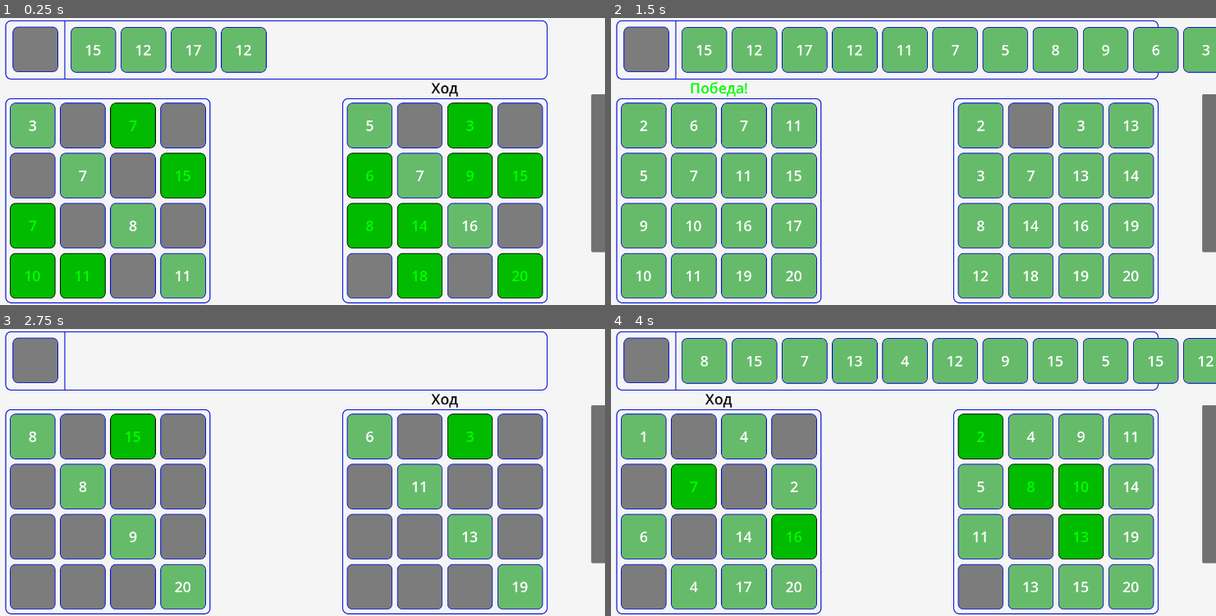
Above: before the commit, frames 1-4 (two rows, left to right).
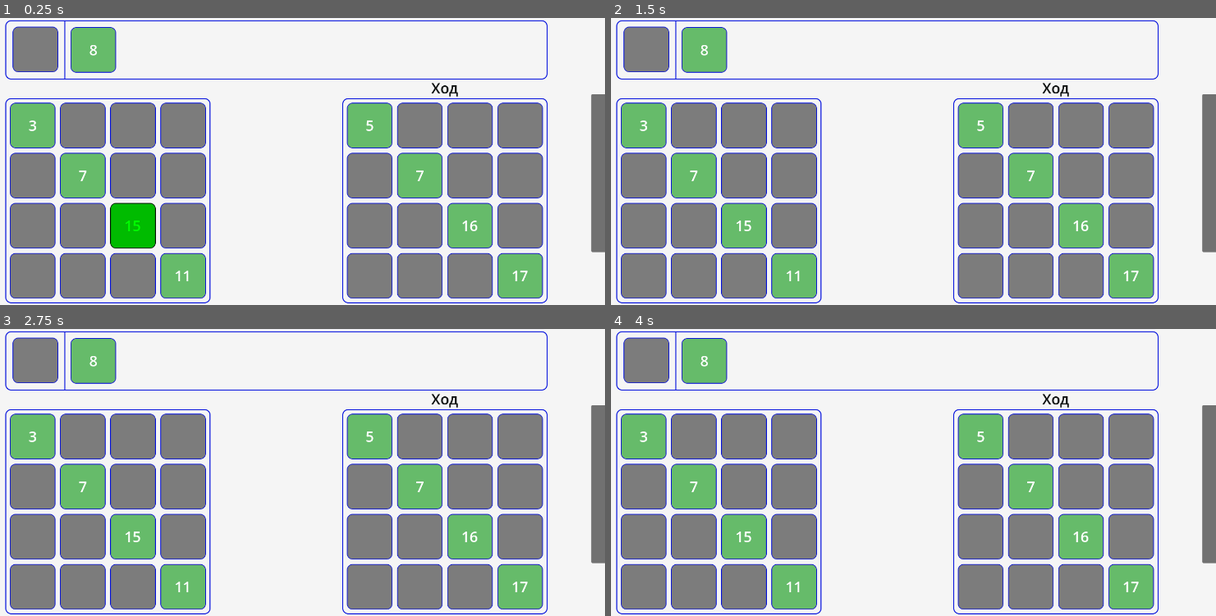
Above: after the commit, the same moments.

Repository: Rinkton/lucky-numbers-godot
Game: Godot game, scene res://game.tscn
The game is run twice, just before and just after one commit, with the same random seed, the same clock (stepped at 60 frames per second) and the same inputs.
Inputs (mouse positions are in pixels of both pictures, inside the frame that each line leads up to):
- Up to frame 1 (0.25 s): no input
- Up to frame 2 (1.5 s): move the mouse to (1034, 147) at 0.52 s; click (1034, 147) at 0.67 s; move the mouse to (756, 175) at 1.27 s; click (756, 175) at 1.42 s
- Up to frame 3 (2.75 s): tap Enter at 2 s; move the mouse to (344, 409) at 2.02 s; click (344, 409) at 2.17 s
- Up to frame 4 (4 s): move the mouse to (853, 529) at 2.77 s; click (853, 529) at 2.92 s; move the mouse to (1082, 515) at 3.52 s; click (1082, 515) at 3.67 s

The runs differ from the first frame. In frame 1, 20% of the frame differs, in the area x 1-90%, y 3-98%; in frame 2, 37%, in the area x 1-100%, y 3-98%; in frame 3, 3.9%; in frame 4, 34%.

Commit message:
Now again AiPlayer vs HumanPlayer

Diff:
--- a/lucky-numbers/game.gd
+++ b/lucky-numbers/game.gd
@@ -12,7 +12,7 @@
 
 
 func _ready():
-	players = Evolution.get_next_two_players()
+	players = [AiPlayer.new(), HumanPlayer.new()]
 	cur_player = players[0]
 	$Field.set_up_start_diagonal()
 	$Field.player = players[0]
